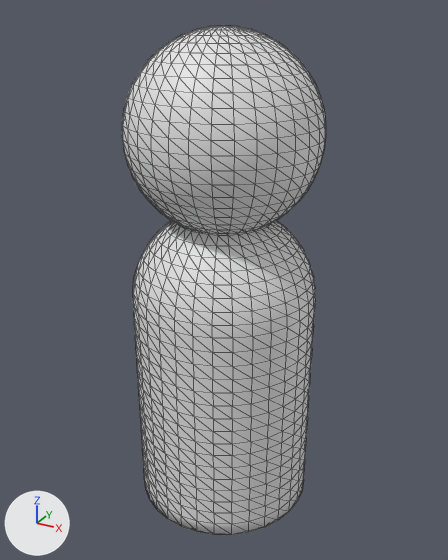
A saved change to the glTF model assets/meshes/mbody.glb.
Rendered twice from a 50 mm camera at (1.5, -2.73, 1.83) aimed at (0.0, 0.01, 0.46). The axes (+X, +Y, +Z) are drawn at lower left. The lights are the same throughout. Mesh edges are drawn as thin lines. Vertices at the same position are counted once.
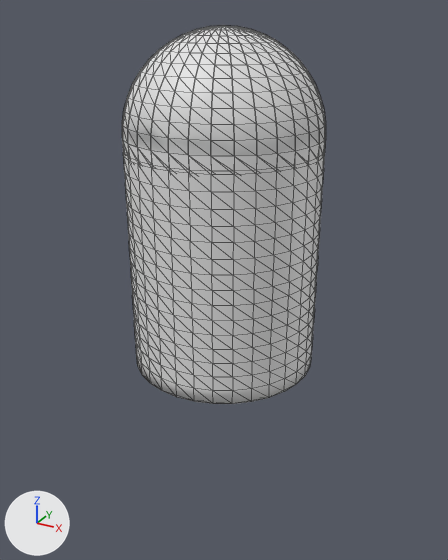
The change, as JSON lines over the scene's bpy script:
```json
{"block": "me_cylinder", "where": "me_cylinder.from_pydata(...)  # 897 vertices, 1790 faces; spans x -0.5..0.5, y -0.5..0.5, z -0.88..0.87"}
{"block": "me_cylinder", "where": "# used by ob_cylinder; location = (0.0, 0.0, 0.0)"}
{"block": "me_cylinder", "change": "me_cylinder part 1: the whole mesh is moved by (0.0, 0.0, 0.88)"}
```

Changed parts and their boxes [x1, y1, x2, y2] in the pictures (448 x 560 px):
```json
{"object": "Cylinder", "change": "mesh moved", "before": [133, 221, 315, 535], "after": [122, 45, 326, 404]}
```
